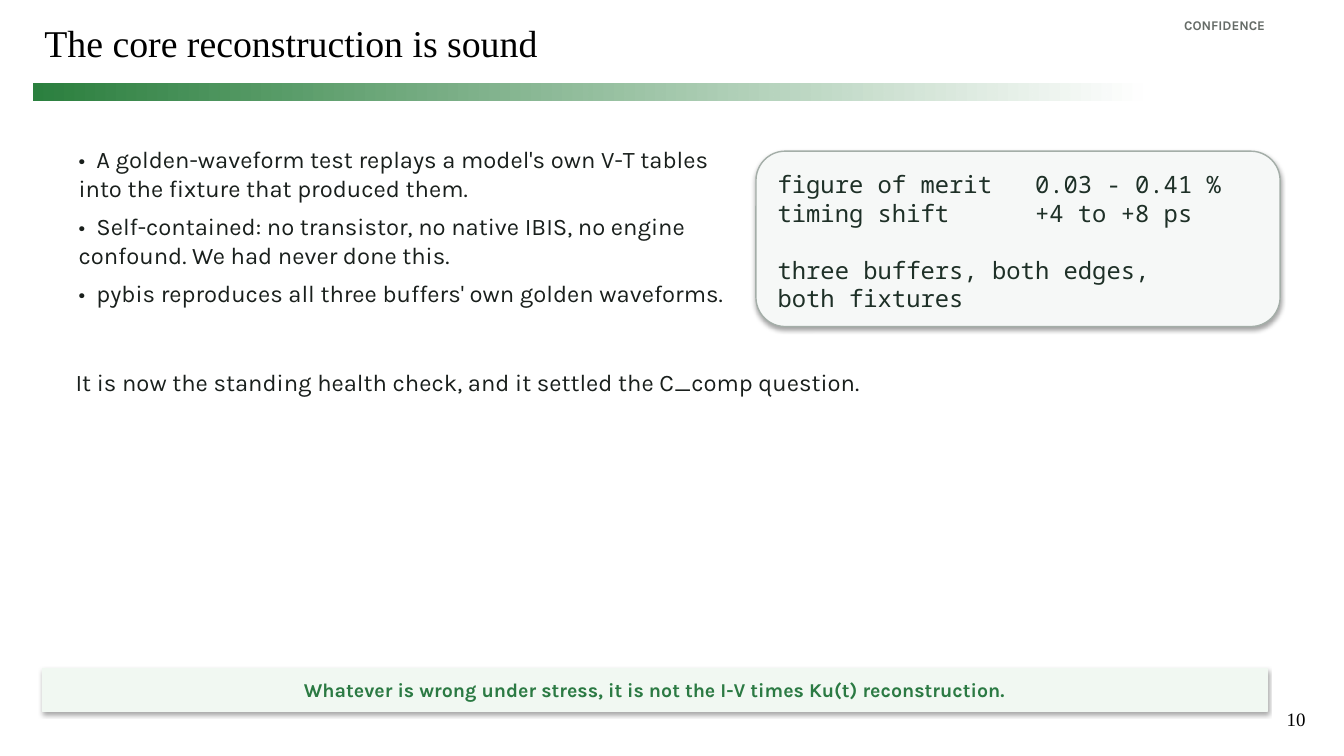
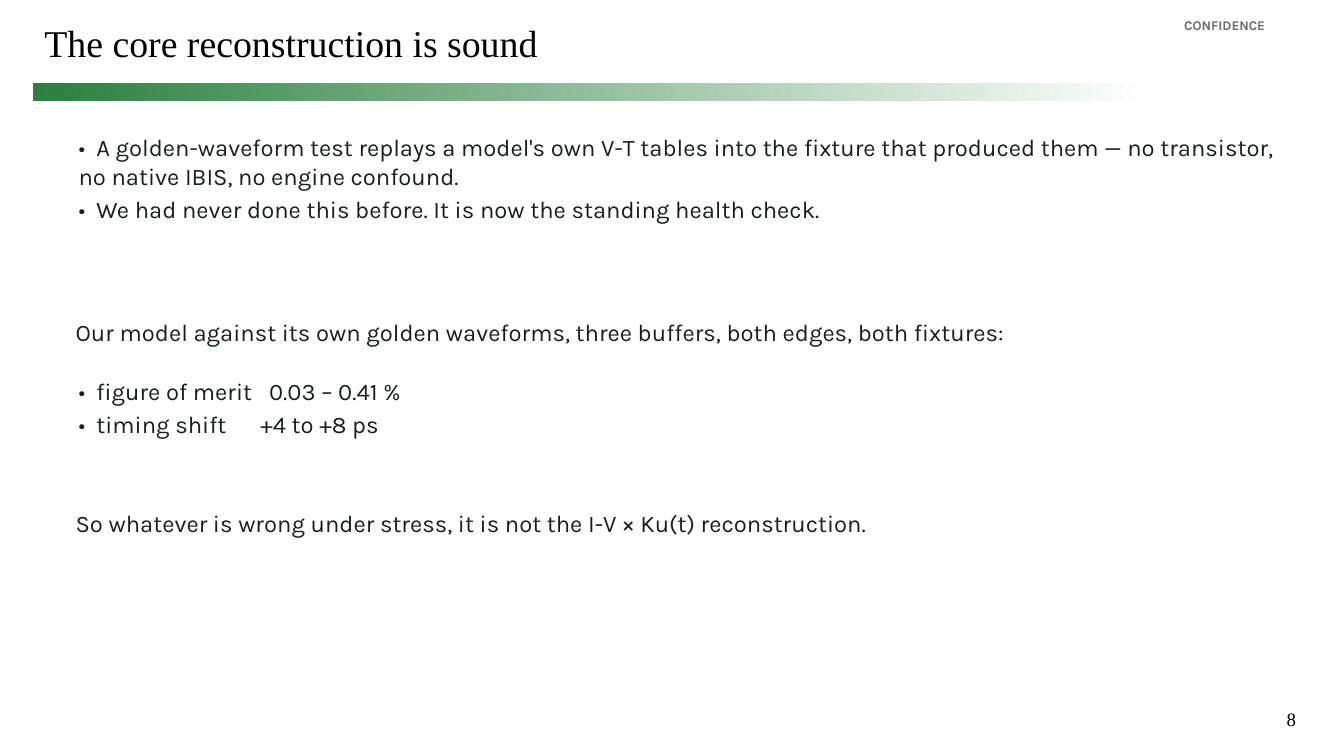
Before and after one commit to simon9721/ibis_comparison, a slide deck: slide 8 of results/meeting_deck_2026-09-04/ibis_pybis_status_2026-09-04.pptx (slide 10 before the commit). Drawn at 1344x756 pixels with LibreOffice and Linux fonts; fonts in the diff are those of the drawing. Boxes give left, top, right and bottom in pixels: in the first picture for what was removed or moved away, otherwise in the second. Text is boxed around its words. In the diff, an @@ line names an element or a change of style, - is before the commit and + after.

```diff
--- a/results/meeting_deck_2026-09-04/ibis_pybis_status_2026-09-04.pptx
+++ b/results/meeting_deck_2026-09-04/ibis_pybis_status_2026-09-04.pptx
@@ text at (79,139,1273,224): text changed @@
-• A golden-waveform test replays a model's own V-T tables into the fixture that produced them.
-• Self-contained: no transistor, no native IBIS, no engine confound. We had never done this.
-• pybis reproduces all three buffers' own golden waveforms.
+• A golden-waveform test replays a model's own V-T tables into the fixture that produced them — no transistor, no native IBIS, no engine confound.
+• We had never done this before. It is now the standing health check.
@@ text "Our model against its own ...": place and size @@
-text "Our model against its own ..." at (756,151,1280,327)
+text "Our model against its own ..." at (76,324,1004,347)
@@ text "Our model against its own ..." at (76,324,1004,347): fill #F6F8F7 to none; outline #A4AEA8 1 pt to none; shadow off @@
@@ text at (76,324,1004,347): text changed; font Noto Sans Mono to Karla; text colour #1E3027 to #191F1C @@
-figure of merit 0.03 - 0.41 %
-timing shift +4 to +8 ps
-three buffers, both edges,
-both fixtures
+Our model against its own golden waveforms, three buffers, both edges, both fixtures:
@@ text at (96,383,378,439): text changed @@
-It is now the standing health check, and it settled the C_comp question.
+• figure of merit 0.03 – 0.41 %
+• timing shift +4 to +8 ps
@@ text "So whatever is wrong under ...": place and size @@
-text "So whatever is wrong under ..." at (42,668,1267,712)
+text "So whatever is wrong under ..." at (76,515,866,538)
@@ text "So whatever is wrong under ..." at (76,515,866,538): vertical alignment middle to top; fill #F1F8F2 to none; outline #F1F8F2 0.75 pt to none; shadow off @@
@@ text at (76,515,866,538): text changed; size 14 to 17 pt; text colour #2B7A43 to #191F1C; bold off @@
-Whatever is wrong under stress, it is not the I-V times Ku(t) reconstruction.
+So whatever is wrong under stress, it is not the I-V × Ku(t) reconstruction.
@@ page number at (1287,713,1296,727): text changed @@
-10
+8
```
Also in this commit, not shown: 7 other slides changed, 6 slides added, 9 slides removed, 14 other files.
